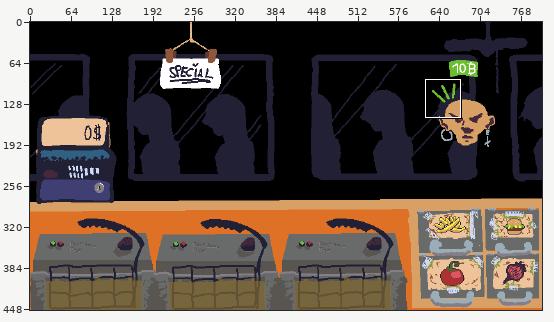
Pixel-art file: assets/kitchen_test_screen_floxy.aseprite. Above, an overview of the earlier version with the close-up marked.
Close-up. First the earlier version:
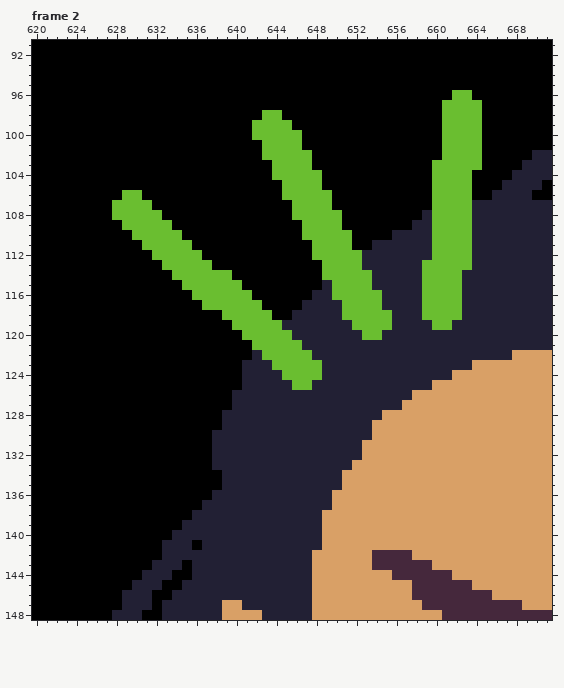
800x450 pixels, 4 frames. Shown: frame 2: x 620..671, y 91..148. The commit also changed other frames or places, which this record leaves out.
New version:
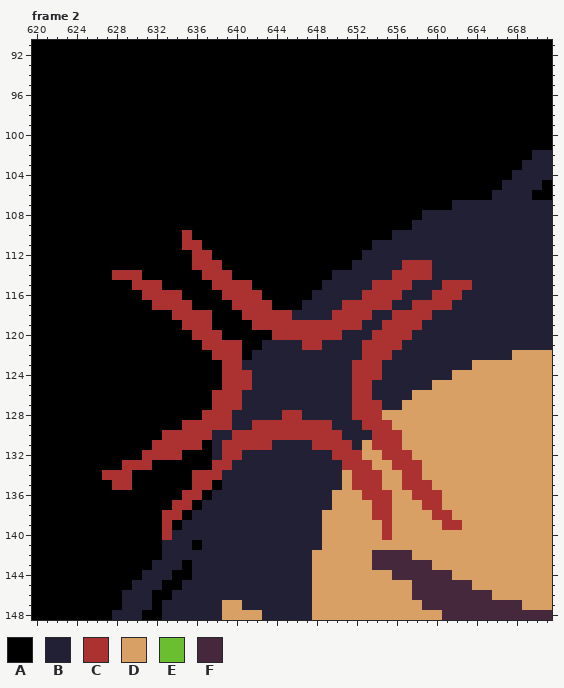
Palette (. is transparent): A #000000  B #222034  C #ac3232  D #d9a066  E #6abe30  F #45283c
Difference:
layer "emotes/angry #2" now shown
layer "emotes/happy" now hidden
Changed rows in their new state; - is an unchanged pixel.
Frame 2:
first column x 627:
 96 -----------------------------------AA-
 97 ----------------------------------AAAA
 98 ----------------AA----------------AAAA
 99 ---------------AAAA---------------AAAA
100 ---------------AAAAA--------------AAAA
101 ----------------AAAA--------------AAAA
102 ----------------AAAAA-------------AAAA
103 -----------------AAAA------------AAAAA
104 -----------------AAAAA-----------AAAA-
105 ------------------AAAA-----------AAAA-
106 --AA--------------AAAAA----------AAAA-
107 -AAAA--------------AAAA----------AABB-
108 -AAAAA-------------AAAAA---------BBBB-
109 --AAAAA-------------AAAA---------BBBB-
110 ---AAAAAC-----------AAAAA--------BBBB-
111 ----AAAACC-----------AAAA--------BBBB-
112 -----AAAACC----------AAAAA-------BBBB-
113 ------AAACCC----------AAAB----CCCBBBB-
114 -CCC---AAACCC---------ABBBB--CCCCBBB--
115 ---CCC--AAACCCC--------BBBBCCCC-BBCCC-
116 ----CCCC-AAACCCC-------BBBCCCC--BCCC--
117 -----CCCC-AAACCCC-------CCCCC--CCCCB--
118 -------CCCC-AACCCCC----CCCCBBCCCCBBB--
119 --------CCC--AACCCCCCCCCCCBBCCCC-BB---
120 ---------CCC--AAACCCCCCC--BCCCC-------
121 ----------CCCC-ABBBBCC----CCCC--------
122 -----------CCC--BBBBB-----CCC---------
123 ------------CC---BBBBB---CCC----------
124 ------------CCC---BBBB---CCC----------
125 ------------CCC----BB----CC-----------
126 -----------CCC-----------CC-----------
127 -----------CCC-----------CCC----------
128 ----------CCC-----CC-----CCC----------
129 --------CCCCC--CCCCCCCC---CCC---------
130 ------CCCCC--CCCCCCCCCCC---CCC--------
131 -----CCCCC--CCCCC----CCCC--CCC--------
132 ----CCCC----CC---------CCC--CCC-------
133 --CCC------CC-----------CCC--CCC------
134 CCC------CCC-------------CCC--CC------
135 -CC------CC--------------CCC--CCC-----
136 --------CC----------------CCC--CCC----
137 -------CC------------------CC---CC----
138 ------CC-------------------CC----CC---
139 ------C---------------------C-----CC--
140 ------C---------------------C---------
